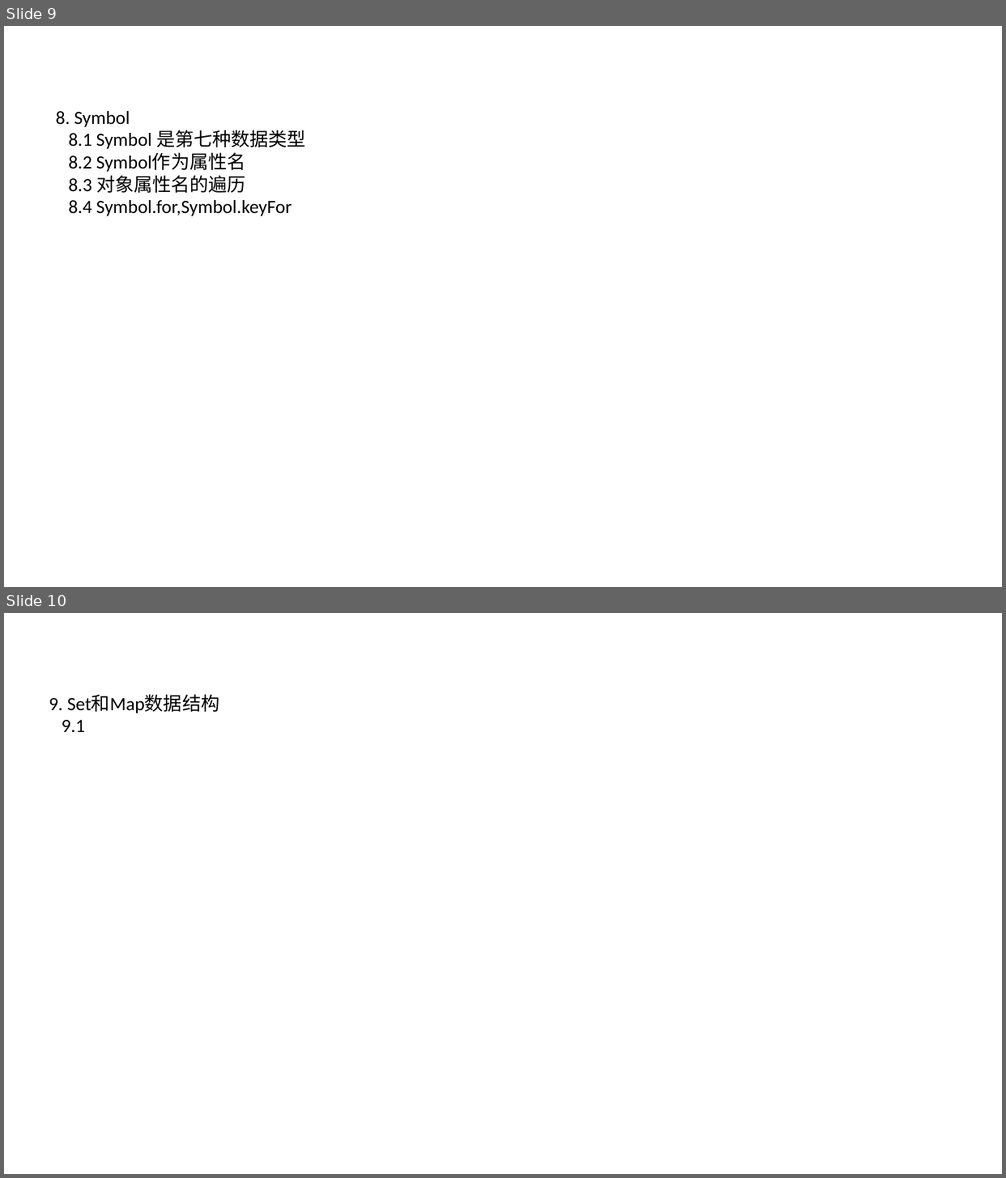
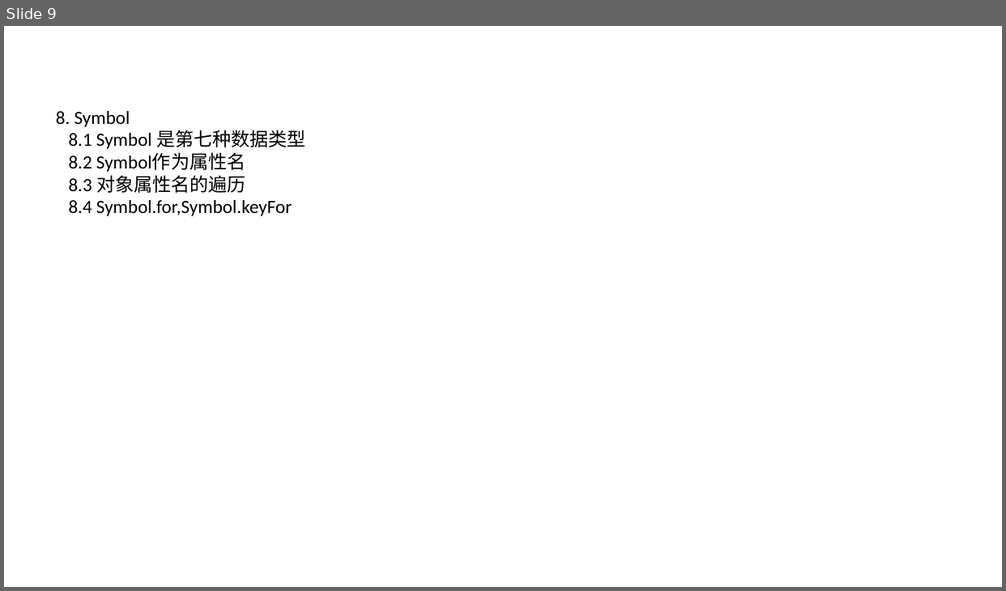
Before and after one commit to hiliny/vetechShare, a slide deck: es6/es6新特性.pptx. Shown one above the other, each under a label of ours: slides 9 and 10 before the commit, slide 9 after it. The pictures are 1006x1178 and 1006x591 pixels, drawn with LibreOffice and Linux fonts; fonts in the diff are those of the drawing; background and template pictures are left out. Boxes give left, top, right and bottom in pixels: in the first picture for what was removed or moved away, otherwise in the second. Text is boxed around its words. In the diff, an @@ line names an element or a change of style, - is before the commit and + after.

```diff
--- a/es6/es6新特性.pptx
+++ b/es6/es6新特性.pptx
@@ slide 10 removed at box(4, 613, 1002, 1174), background picture (left out) @@
@@ text removed at box(49, 694, 219, 732) @@
-9. Set和Map数据结构
-9.1
```
Also in this commit, not shown: 6 slides added, 9 other files.
